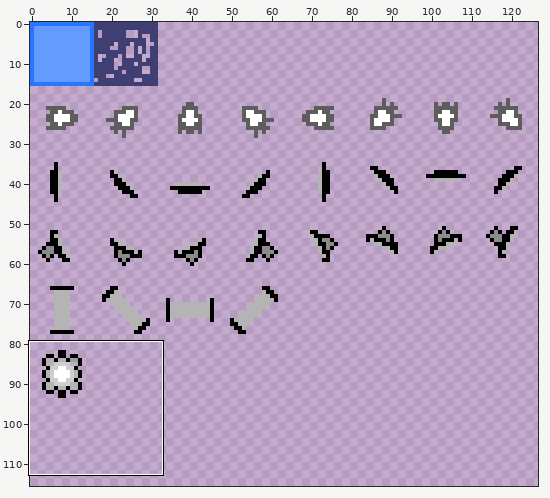
Sprite sheet: data/sprites.png. The picture above shows the old version from afar; the outline marks the close-up.
Close-up. Before the commit:
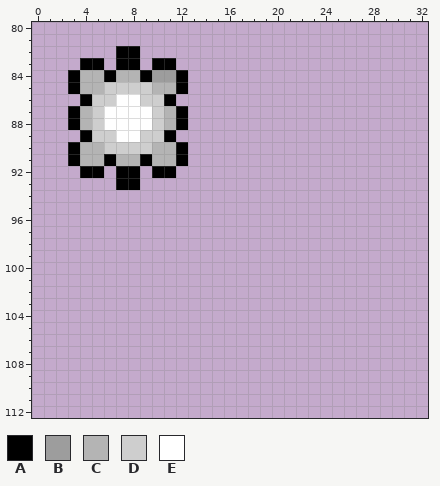
The file is 128x128 pixels. Colours within 5 levels of each other are drawn and written as one. Shown: x 0..32, y 80..112. The wide view leaves out empty margins.
Palette (. is transparent): A #000000  B #9d9d9d  C #b4b4b4  D #cecece  E #ffffff
Pixels before, first column x 3:
82 ....AA....
83 .AA.AA.AA.
84 ACCACCABBA
85 ACCDDDDCCA
86 .ADDEEDDA.
87 ACDEEEEDCA
88 ACDEEEEDCA
89 .ADDEEDDA.
90 ACCDDDDCCA
91 ACCACCACCA
92 .AA.AA.AA.
93 ....AA....
Once edited:
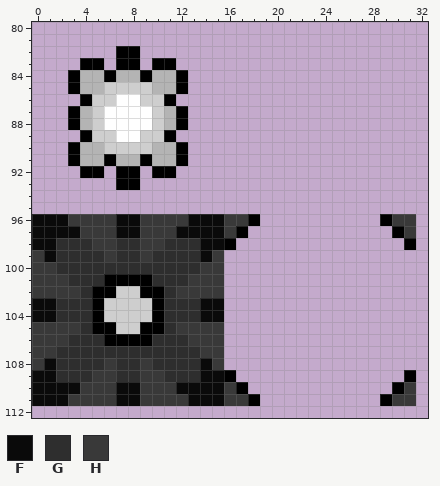
Colours new in this view: F #0a0a0a  G #2e2e2e  H #393939
From old to new:
Changed rows in their new state; - is an unchanged pixel.
first column x 10:
 84 CC
first column x 0:
 96 FFFHHHHFFHHHHFFFHHA----------AHH
 97 FFFFHHHFFHHHFFFFHA------------AH
 98 FFGGGHHGGHHGGGFFA--------------A
 99 HFGGGGHGGHGGGGFH----------------
100 HHGGGGGGGGGGGGHH----------------
101 HHHGGGAAAAGGGHHH----------------
102 HHHHGAADDAAGHHHH----------------
103 FFGGGADDDDAGGGFF----------------
104 FFGGGADDDDAGGGFF----------------
105 HHHHGAADDAAGHHHH----------------
106 HHHGGGAAAAGGGHHH----------------
107 HHGGGGGGGGGGGGHH----------------
108 HFGGGGHGGHGGGGFH----------------
109 FFGGGHHGGHHGGGFFA--------------A
110 FFFFHHHFFHHHFFFFHA------------AH
111 FFFHHHHFFHHHHFFFHHA----------AHH
